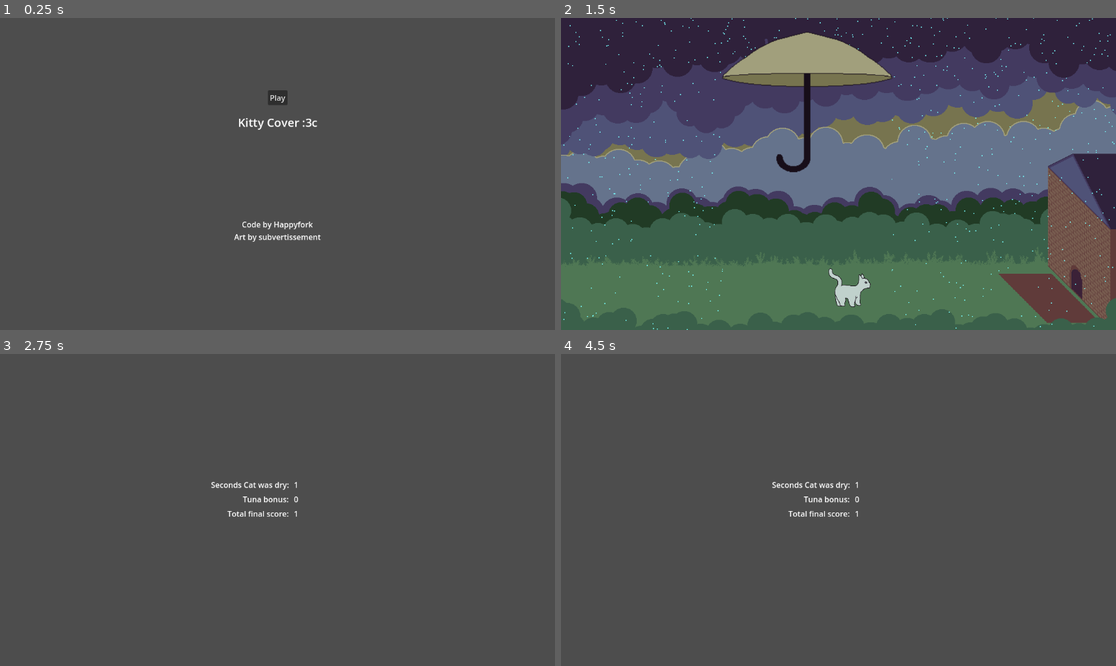
Above: before the commit, frames 1-4 (two rows, left to right).
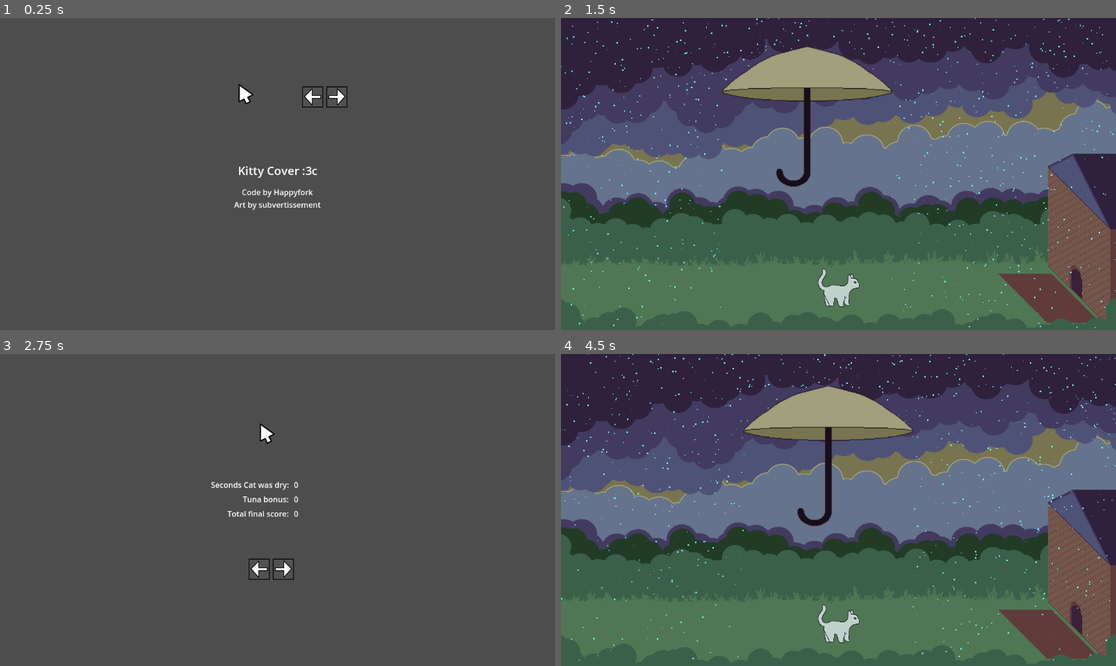
Above: after the commit, the same moments.

Repository: HappyFork/gwj58
Game: Godot game, scene res://scenes/main_menu.tscn
Two runs of this game, one before a commit and one after it. Both use one fixed random seed, a clock stepped at 60 frames per second and the inputs below.
Inputs (mouse positions are in pixels of both pictures, inside the frame that each line leads up to):
- Up to frame 1 (0.25 s): no input
- Up to frame 2 (1.5 s): click (838, 99) at 0.5 s, where only the run before the commit has a clickable "Play"; click (805, 96) at 1.27 s
- Up to frame 3 (2.75 s): move the mouse to (399, 494) at 2.02 s; hold D (move_right, bound only after the commit) from 2.03 s (still down)
- Up to frame 4 (4.5 s): release D (move_right, bound only after the commit) at 2.75 s; click (827, 435) at 2.77 s; move the mouse to (727, 525) at 3.52 s; hold A (move_left, bound only after the commit) 3.53-4.25 s; click (827, 435) at 4.27 s

The runs differ from the first frame. In frame 1, 1.4% of the frame differs, in the area x 42-63%, y 21-72%; in frame 2, 5.8%; in frame 3, 0.3%; in frame 4, 71%, in the area x 0-100%, y 0-100%.

Commit message:
Controls choice

Diff:
--- a/cat_umbrella_prototype.tscn
+++ b/cat_umbrella_prototype.tscn
@@ -199,21 +199,20 @@
 light_mask = 3
 position = Vector2(600, -110)
 amount = 2000
-lifetime = 2.0
+lifetime = 1.5
 preprocess = 1.0
 local_coords = true
 emission_shape = 3
 emission_rect_extents = Vector2(600, 1)
 direction = Vector2(0, 1)
 initial_velocity_max = 152.38
-scale_amount_min = 2.0
-scale_amount_max = 2.0
+scale_amount_max = 3.0
 
 [node name="Umbrella" parent="." instance=ExtResource("2_prl76")]
-position = Vector2(599, 514)
+position = Vector2(576, 514)
 
 [node name="Cat" parent="." instance=ExtResource("3_ywddm")]
-position = Vector2(599, 556)
+position = Vector2(576, 556)
 
 [node name="StopMovingLeft" type="Area2D" parent="."]
 position = Vector2(0, 557)
--- a/global.gd
+++ b/global.gd
@@ -5,3 +5,4 @@
 ### --- Variables --- ###
 var seconds = 0
 var tunas_collected = 0
+var controls = -1
--- a/nodes/umbrella.gd
+++ b/nodes/umbrella.gd
@@ -5,21 +5,43 @@
 ### --- Variables & Constants --- ###
 
 # Constants
-const  UMB_HEIGHT = 350 # Umbrella area's height/2 - 50
+const  UMB_HEIGHT = 380 # Umbrella area's height/2 - 20
+
+# Export variables
+@export var speed = 5
 
 # Onready Variables
 @onready var bg = $Sprite2D/BGCopy
+
+# Regular variables
+var keyboard : bool
 
 
 
 ### --- Functions --- ###
 
+# Ready. Called when the node is first loaded
+func _ready():
+	match Global.controls:
+		-1:
+			get_tree().change_scene_to_file("res://scenes/end_screen.tscn")
+			print( "Error. This shouldn't happen. A control scheme wasn't chosen." )
+		0:
+			keyboard = false
+		1:
+			keyboard = true
+
 # Process. Called every frame. 'delta' is the elapsed time since the previous frame.
 func _process(_delta):
-	# Move the umbrella to the mouse position
-	var pos = get_viewport().get_mouse_position()
-	pos.y += UMB_HEIGHT
-	position = pos
+	if keyboard:
+		# If in keyboard mode, check for inputs and move
+		var dir = Input.get_axis("move_left","move_right")
+		position.x += dir * speed
+	else:
+		# If in mouse mode, move the umbrella to the mouse position
+		var pos = get_viewport().get_mouse_position()
+		pos.y += UMB_HEIGHT
+		position = pos
 
 	# Reset position of BGCopy to match the actual background
 	bg.global_position = Vector2.ZERO
--- a/project.godot
+++ b/project.godot
@@ -21,25 +21,13 @@
 
 [input]
 
-sok_move_up={
-"deadzone": 0.5,
-"events": [Object(InputEventKey,"resource_local_to_scene":false,"resource_name":"","device":-1,"window_id":0,"alt_pressed":false,"shift_pressed":false,"ctrl_pressed":false,"meta_pressed":false,"pressed":false,"keycode":0,"physical_keycode":87,"key_label":0,"unicode":119,"echo":false,"script":null)
-, Object(InputEventKey,"resource_local_to_scene":false,"resource_name":"","device":-1,"window_id":0,"alt_pressed":false,"shift_pressed":false,"ctrl_pressed":false,"meta_pressed":false,"pressed":false,"keycode":0,"physical_keycode":4194320,"key_label":0,"unicode":0,"echo":false,"script":null)
-]
-}
-sok_move_down={
-"deadzone": 0.5,
-"events": [Object(InputEventKey,"resource_local_to_scene":false,"resource_name":"","device":-1,"window_id":0,"alt_pressed":false,"shift_pressed":false,"ctrl_pressed":false,"meta_pressed":false,"pressed":false,"keycode":0,"physical_keycode":83,"key_label":0,"unicode":115,"echo":false,"script":null)
-, Object(InputEventKey,"resource_local_to_scene":false,"resource_name":"","device":-1,"window_id":0,"alt_pressed":false,"shift_pressed":false,"ctrl_pressed":false,"meta_pressed":false,"pressed":false,"keycode":0,"physical_keycode":4194322,"key_label":0,"unicode":0,"echo":false,"script":null)
-]
-}
-sok_move_left={
+move_left={
 "deadzone": 0.5,
 "events": [Object(InputEventKey,"resource_local_to_scene":false,"resource_name":"","device":-1,"window_id":0,"alt_pressed":false,"shift_pressed":false,"ctrl_pressed":false,"meta_pressed":false,"pressed":false,"keycode":0,"physical_keycode":65,"key_label":0,"unicode":97,"echo":false,"script":null)
 , Object(InputEventKey,"resource_local_to_scene":false,"resource_name":"","device":-1,"window_id":0,"alt_pressed":false,"shift_pressed":false,"ctrl_pressed":false,"meta_pressed":false,"pressed":false,"keycode":0,"physical_keycode":4194319,"key_label":0,"unicode":0,"echo":false,"script":null)
 ]
 }
-sok_move_right={
+move_right={
 "deadzone": 0.5,
 "events": [Object(InputEventKey,"resource_local_to_scene":false,"resource_name":"","device":-1,"window_id":0,"alt_pressed":false,"shift_pressed":false,"ctrl_pressed":false,"meta_pressed":false,"pressed":false,"keycode":0,"physical_keycode":68,"key_label":0,"unicode":100,"echo":false,"script":null)
 , Object(InputEventKey,"resource_local_to_scene":false,"resource_name":"","device":-1,"window_id":0,"alt_pressed":false,"shift_pressed":false,"ctrl_pressed":false,"meta_pressed":false,"pressed":false,"keycode":0,"physical_keycode":4194321,"key_label":0,"unicode":0,"echo":false,"script":null)
--- a/scenes/end_screen.gd
+++ b/scenes/end_screen.gd
@@ -6,6 +6,7 @@
 @onready var sec_l = $Seconds
 @onready var tun_l = $Tuna
 @onready var fin_l = $Final
+var game_scene = load("res://cat_umbrella_prototype.tscn")
 
 
 
@@ -22,3 +23,13 @@
 	var s = Global.tunas_collected * 42
 	s += Global.seconds
 	fin_l.text = str(s)
+
+# Restart with mouse controls
+func _on_mouse_play_pressed():
+	Global.controls = 0
+	get_tree().change_scene_to_packed( game_scene )
+
+# Restart with keyboard controls
+func _on_keyboard_play_pressed():
+	Global.controls = 1
+	get_tree().change_scene_to_packed( game_scene )
--- a/scenes/end_screen.tscn
+++ b/scenes/end_screen.tscn
@@ -1,6 +1,8 @@
-[gd_scene load_steps=2 format=3 uid="uid://r7aqjo22xi2f"]
+[gd_scene load_steps=4 format=3 uid="uid://r7aqjo22xi2f"]
 
 [ext_resource type="Script" path="res://scenes/end_screen.gd" id="1_2c1xm"]
+[ext_resource type="Texture2D" uid="uid://b13uqv2h4xcjf" path="res://assets/mouseicontiny.png" id="2_oi7gn"]
+[ext_resource type="Texture2D" uid="uid://bx2yt1ja7w0xf" path="res://assets/arrowkeysicontiny.png" id="3_2gjty"]
 
 [node name="EndScreen" type="Control"]
 layout_mode = 3
@@ -61,3 +63,22 @@
 offset_right = 650.0
 offset_bottom = 346.0
 text = "000"
+
+[node name="MousePlay" type="TextureButton" parent="."]
+layout_mode = 0
+offset_left = 535.0
+offset_top = 141.0
+offset_right = 575.0
+offset_bottom = 191.0
+texture_normal = ExtResource("2_oi7gn")
+
+[node name="KeyboardPlay" type="TextureButton" parent="."]
+layout_mode = 0
+offset_left = 513.0
+offset_top = 422.0
+offset_right = 613.0
+offset_bottom = 472.0
+texture_normal = ExtResource("3_2gjty")
+
+[connection signal="pressed" from="MousePlay" to="." method="_on_mouse_play_pressed"]
+[connection signal="pressed" from="KeyboardPlay" to="." method="_on_keyboard_play_pressed"]
--- a/scenes/main_menu.gd
+++ b/scenes/main_menu.gd
@@ -8,5 +8,15 @@
 
 
 ### --- Functions --- ###
-func _on_play_button_pressed():
+#func _on_play_button_pressed():
+#	get_tree().change_scene_to_packed( game_scene )
+
+# Start with mouse controls
+func _on_mouse_play_pressed():
+	Global.controls = 0
 	get_tree().change_scene_to_packed( game_scene )
+
+# Start with keyboard controls
+func _on_keyboard_play_pressed():
+	Global.controls = 1
+	get_tree().change_scene_to_packed( game_scene )
--- a/scenes/main_menu.tscn
+++ b/scenes/main_menu.tscn
@@ -1,6 +1,8 @@
-[gd_scene load_steps=3 format=3 uid="uid://ctrpj0fg2ev5v"]
+[gd_scene load_steps=5 format=3 uid="uid://ctrpj0fg2ev5v"]
 
 [ext_resource type="Script" path="res://scenes/main_menu.gd" id="1_dskr1"]
+[ext_resource type="Texture2D" uid="uid://b13uqv2h4xcjf" path="res://assets/mouseicontiny.png" id="2_tisp1"]
+[ext_resource type="Texture2D" uid="uid://bx2yt1ja7w0xf" path="res://assets/arrowkeysicontiny.png" id="3_2qmrr"]
 
 [sub_resource type="LabelSettings" id="LabelSettings_lj72t"]
 font_size = 24
@@ -11,6 +13,7 @@
 script = ExtResource("1_dskr1")
 
 [node name="PlayButton" type="Button" parent="."]
+visible = false
 layout_mode = 0
 offset_left = 556.0
 offset_top = 150.0
@@ -21,9 +24,9 @@
 [node name="TitleLabel" type="Label" parent="."]
 layout_mode = 1
 offset_left = 494.0
-offset_top = 200.0
+offset_top = 300.0
 offset_right = 659.0
-offset_bottom = 237.0
+offset_bottom = 337.0
 size_flags_vertical = 0
 text = "Kitty Cover :3c"
 label_settings = SubResource("LabelSettings_lj72t")
@@ -31,12 +34,29 @@
 [node name="CreditsLabel" type="Label" parent="."]
 layout_mode = 0
 offset_left = 486.0
-offset_top = 417.0
+offset_top = 350.0
 offset_right = 666.0
-offset_bottom = 469.0
+offset_bottom = 402.0
 text = "Code by Happyfork
 Art by subvertissement
 "
 horizontal_alignment = 1
 
-[connection signal="pressed" from="PlayButton" to="." method="_on_play_button_pressed"]
+[node name="MousePlay" type="TextureButton" parent="."]
+layout_mode = 0
+offset_left = 491.0
+offset_top = 134.0
+offset_right = 531.0
+offset_bottom = 184.0
+texture_normal = ExtResource("2_tisp1")
+
+[node name="KeyboardPlay" type="TextureButton" parent="."]
+layout_mode = 0
+offset_left = 624.0
+offset_top = 139.0
+offset_right = 724.0
+offset_bottom = 189.0
+texture_normal = ExtResource("3_2qmrr")
+
+[connection signal="pressed" from="MousePlay" to="." method="_on_mouse_play_pressed"]
+[connection signal="pressed" from="KeyboardPlay" to="." method="_on_keyboard_play_pressed"]
Binary file added: assets/arrowkeysicontiny.png
Not shown, added: assets/arrowkeysicontiny.png.import
Binary file added: assets/mouseicontiny.png
Not shown, added: assets/mouseicontiny.png.import
